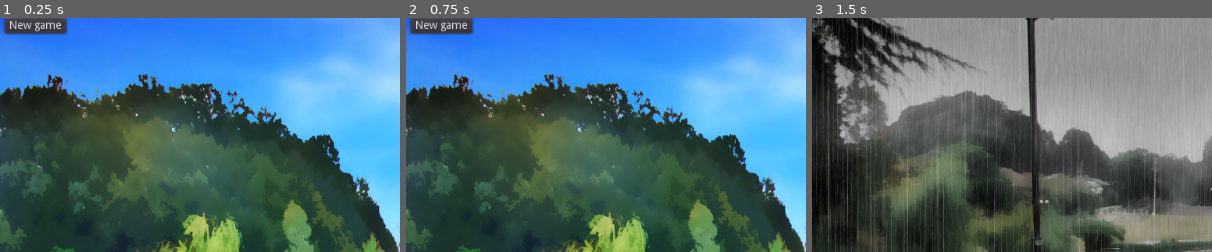
Above: before the commit, frames 1-3 (left to right).
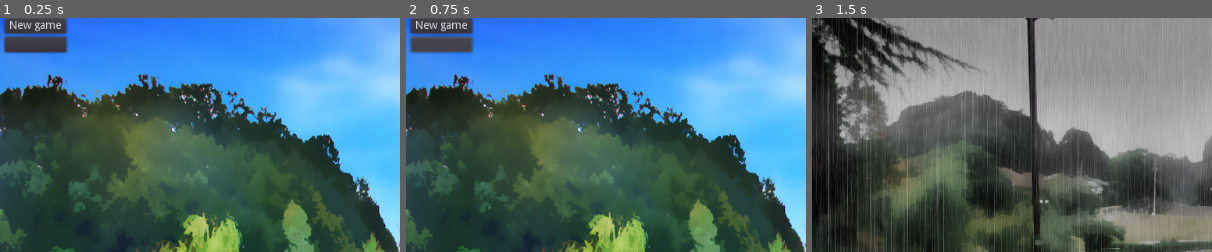
Above: after the commit, the same moments.

Repository: LaithGN/detectiv
Game: Godot game, scene res://Scenes/MainMenu/MainMenu.tscn
The game is run twice, just before and just after one commit, with the same random seed, the same clock (stepped at 60 frames per second) and the same inputs.
Inputs (mouse positions are % of the whole screen's width and height, from its top left):
- Up to frame 1 (0.25 s): no input
- Up to frame 2 (0.75 s): click (4, 6) at 0.52 s
- Up to frame 3 (1.5 s): click "New game" at 1.25 s
The pictures show only the part of the screen within x 0-50%, y 0-50%; the shares and areas given below are measured in that part.

The runs differ from the first frame. In frame 1, 1.3% of the frame differs, in the area x 0-17%, y 7-16%; in frame 2, 1.3%; in frame 3, nothing differs.
Error after the commit: Invalid get index 'scene_to_open' (on base: 'Button'). (res://scripts/mainMenu/mainMenu.gd:6)

Commit message:
fix

Diff:
--- a/Himera/Scenes/MainMenu/MainMenu.tscn
+++ b/Himera/Scenes/MainMenu/MainMenu.tscn
@@ -34,3 +34,8 @@
 "_editor_description_": "Кнопка начала игры"
 }
 scene_to_open = "res://scenes/scenes_one/scene_one.tscn"
+
+[node name="Button" type="Button" parent="Buttons"]
+margin_top = 24.0
+margin_right = 79.0
+margin_bottom = 44.0
Not shown, changed: Himera/scenes/mainMenu/back_menu.jpg.import
Not shown, changed: Himera/scenes/scenes_one/back_scenes_ep1.jpg.import
